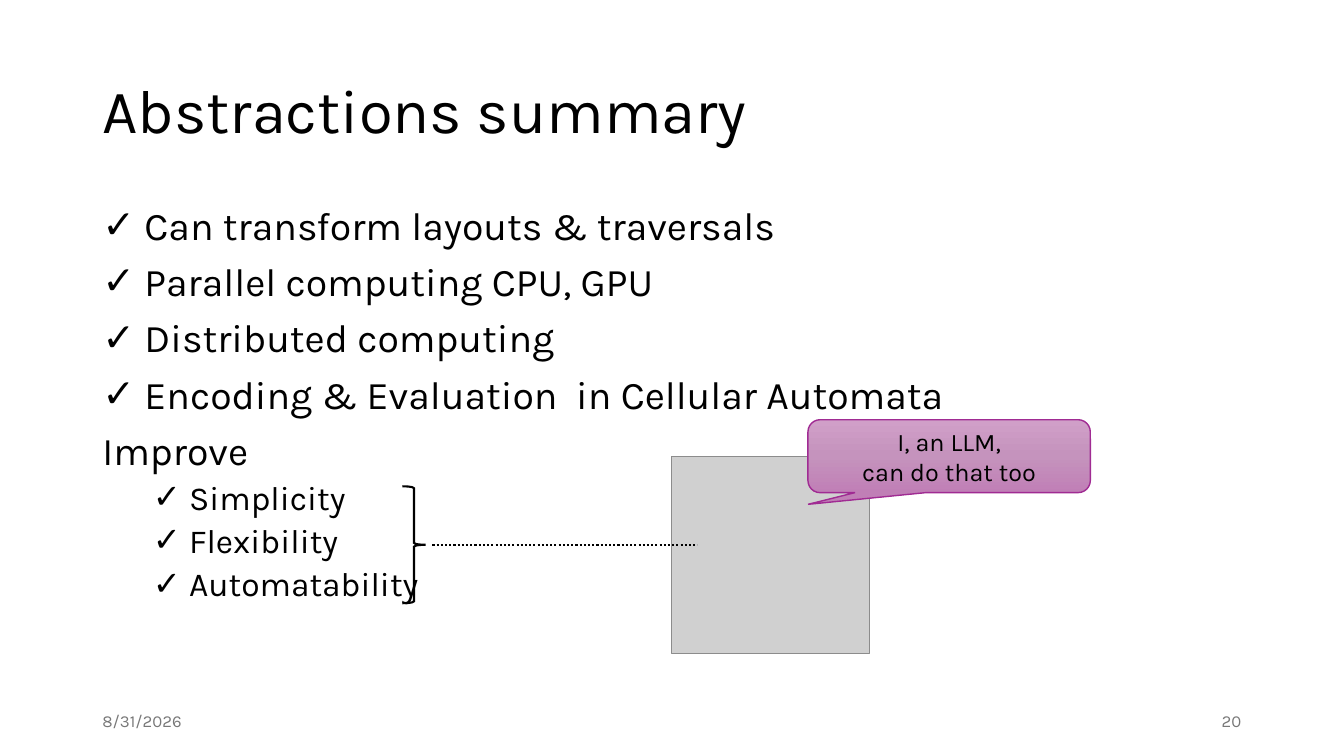
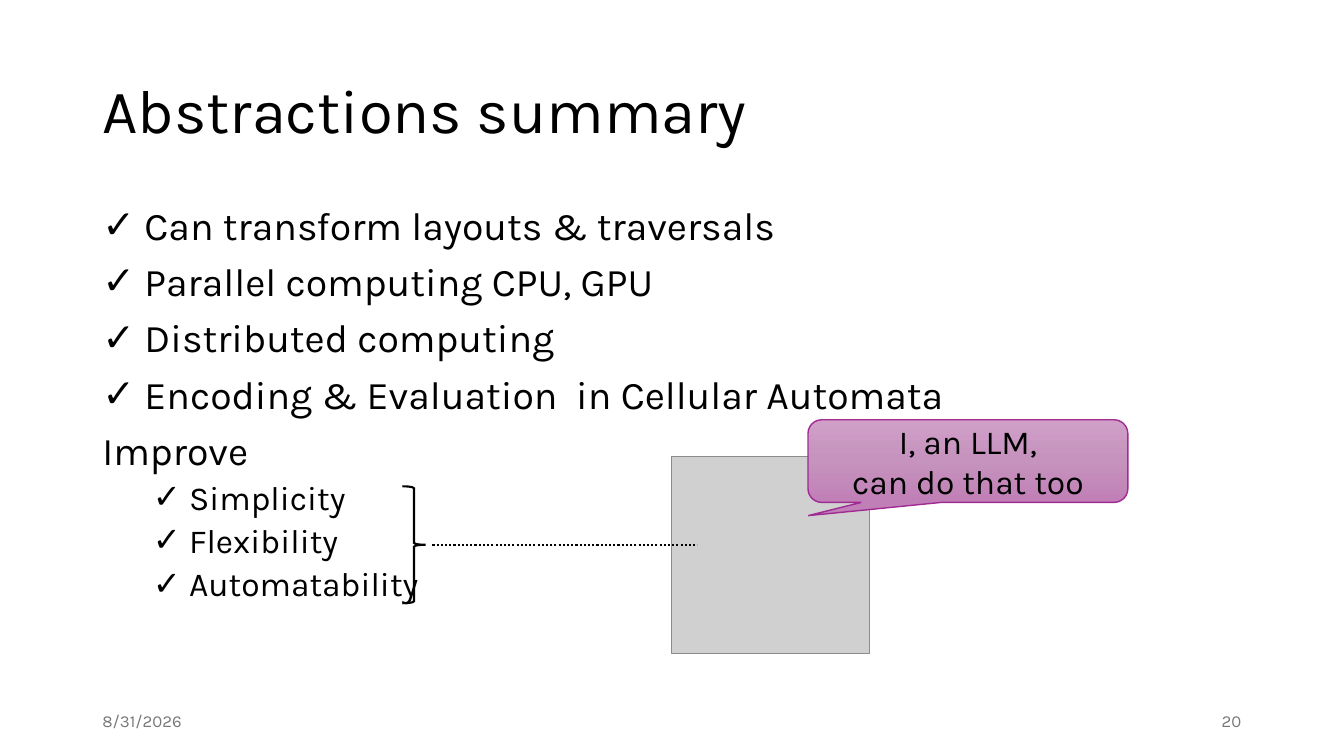
Before and after one commit to jiriklepl/phd-thesis, a slide deck: slide 20 of slides/Optimizing Memory Layouts and Traversal Orders in High-Performance Computing.pptx. Drawn at 1344x756 pixels with LibreOffice and Linux fonts; fonts in the diff are those of the drawing; grey boxes stand for pictures. Boxes give left, top, right and bottom in pixels: in the first picture for what was removed or moved away, otherwise in the second. Text is boxed around its words. In the diff, an @@ line names an element or a change of style, - is before the commit and + after.

```diff
--- a/slides/Optimizing Memory Layouts and Traversal Orders in High-Performance Computing.pptx
+++ b/slides/Optimizing Memory Layouts and Traversal Orders in High-Performance Computing.pptx
@@ rounded speech box "I, an LLM, can do ...": place and size @@
-rounded speech box "I, an LLM, can do ..." at (809, 419, 1091, 492)
+rounded speech box "I, an LLM, can do ..." at (809, 419, 1128, 502)
@@ rounded speech box "I, an LLM, can do ..." at (809, 419, 1128, 502): size 18 to 24 pt @@
```
Also in this commit, not shown: 15 other slides changed.
